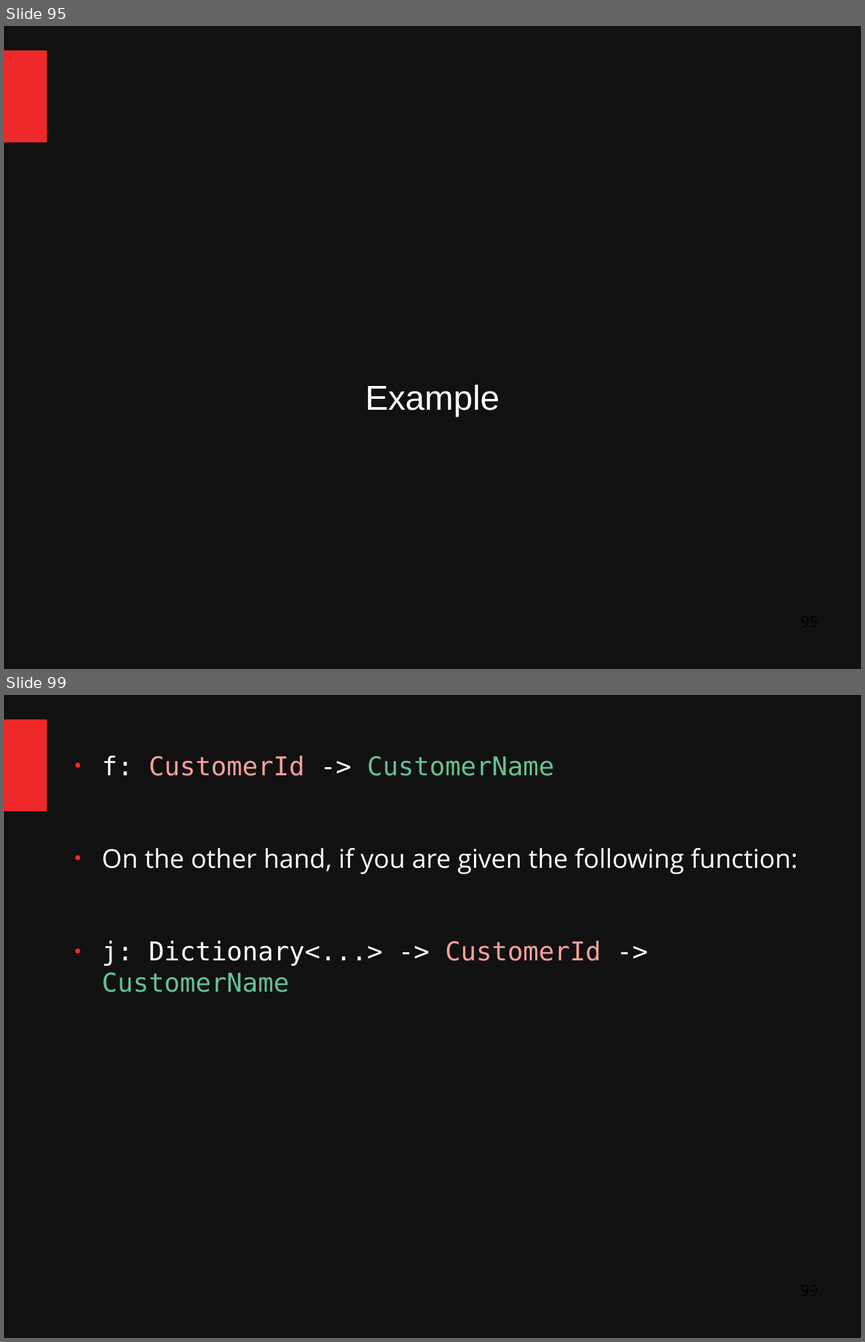
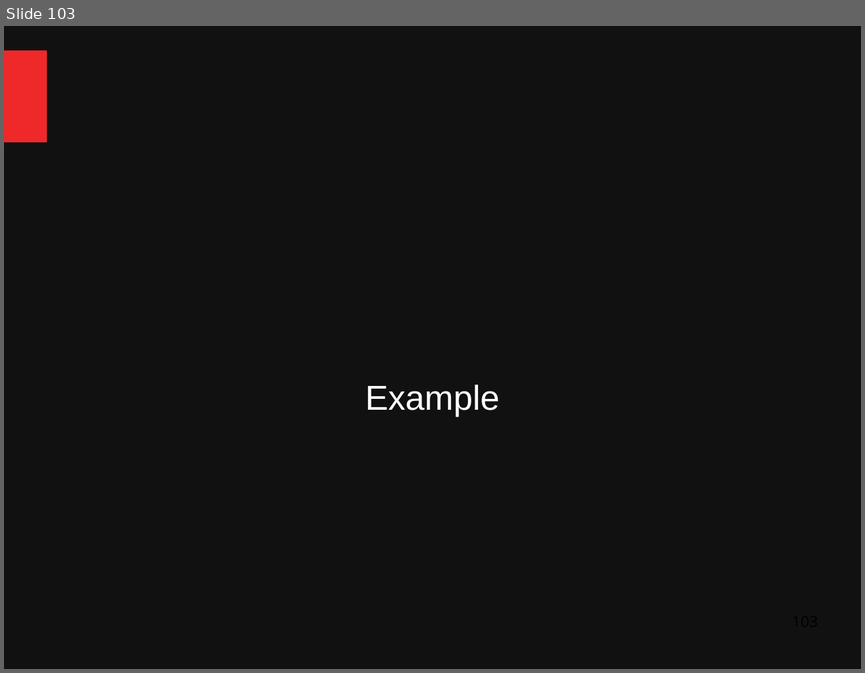
Before and after one commit to ChangHaiBin/FSharpPowerPoint, a slide deck: FSharp Talk Dark3.odp. Shown one above the other, each under a label of ours: slides 95 and 99 before the commit, slide 103 after it; the slides between them are not shown. The pictures are 865x1342 and 865x673 pixels, drawn with LibreOffice and Linux fonts; fonts in the diff are those of the drawing. Boxes give left, top, right and bottom in pixels: in the first picture for what was removed or moved away, otherwise in the second. Text is boxed around its words. In the diff, an @@ line names an element or a change of style, - is before the commit and + after.

```diff
--- a/FSharp Talk Dark3.odp
+++ b/FSharp Talk Dark3.odp
@@ slide 99 removed at (4,695,861,1338), background #111111; not listed: 1 template element that a slide beside it also shows @@
@@ text removed at (102,756,798,992) @@
-● f: CustomerId -> CustomerName
-● On the other hand, if you are given the following function:
-● j: Dictionary<...> -> CustomerId -> CustomerName
@@ what was slide 95 is now slide 103 @@
```
Also in this commit, not shown: 20 other slides removed, 1 other file.
